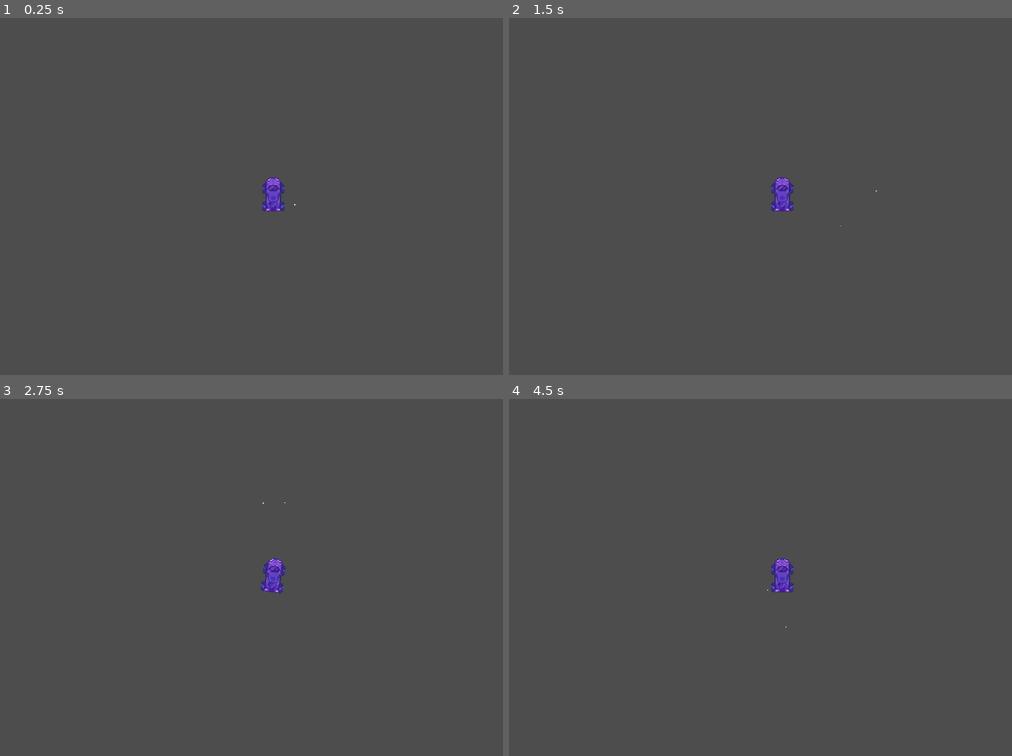
Above: before the commit, frames 1-4 (two rows, left to right).
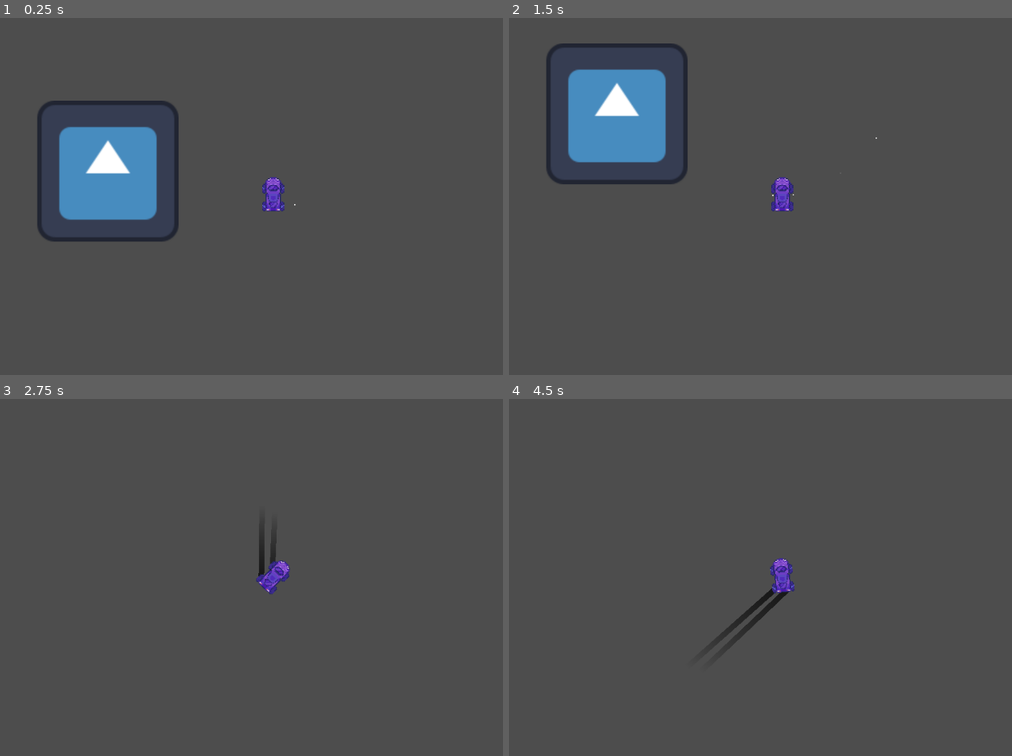
Above: after the commit, the same moments.

Repository: Buzabs/Cartest2
Game: Godot game, scene res://Scenes/TestScene.tscn
The game is run twice, just before and just after one commit, with the same random seed, the same clock (stepped at 60 frames per second) and the same inputs. The engine's default icon, where the game draws it, is replaced by a stand-in: a white triangle on a blue panel in a dark square.
Inputs:
- Up to frame 1 (0.25 s): no input
- Up to frame 2 (1.5 s): tap Enter at 0.5 s; hold D (Right) 0.53-1.28 s; tap Space (Nitro, bound only after the commit) at 0.6, 1.25, 1.35 s; hold S (Down) from 1.28 s (still down)
- Up to frame 3 (2.75 s): release S (Down) at 2.03 s; hold D (Right) from 2.03 s (still down); tap Space (Nitro, bound only after the commit) at 2.1 s
- Up to frame 4 (4.5 s): release D (Right) at 2.78 s; hold W (Up) 2.78-3.53 s; tap Space (Nitro, bound only after the commit) at 2.85, 3.6, 4.35 s; tap Enter at 3.5 s; hold A (Left) from 3.53 s (still down)

The runs differ from the first frame. In frame 1, 6.4% of the frame differs, in the area x 7-36%, y 23-63%; in frame 2, 6.5%, in the area x 7-74%, y 7-59%; in frame 3, 0.5%; in frame 4, 0.6%.

Commit message:
Nitro(WIP)
Nie za bardzo działa ale cóż

Diff:
--- a/Scenes/Car.tscn
+++ b/Scenes/Car.tscn
@@ -5,8 +5,8 @@
 [ext_resource type="PackedScene" uid="uid://c4thsrccqukx" path="res://Scenes/trail.tscn" id="2_y2uan"]
 [ext_resource type="PackedScene" uid="uid://cdg1pp4q2osqf" path="res://Scenes/Exhaust2.tscn" id="3_qeqd0"]
 
-[sub_resource type="Gradient" id="Gradient_gvgjh"]
-colors = PackedColorArray(0, 0, 0, 0, 0.0862745, 0.0862745, 0.0862745, 1)
+[sub_resource type="RectangleShape2D" id="RectangleShape2D_1k6jk"]
+size = Vector2(13, 27)
 
 [sub_resource type="AtlasTexture" id="AtlasTexture_y2uan"]
 atlas = ExtResource("1_1k6jk")
@@ -30,24 +30,37 @@
 "speed": 10.0
 }]
 
-[sub_resource type="RectangleShape2D" id="RectangleShape2D_1k6jk"]
-size = Vector2(13, 27)
+[sub_resource type="Gradient" id="Gradient_gvgjh"]
+colors = PackedColorArray(0, 0, 0, 0, 0.0862745, 0.0862745, 0.0862745, 1)
 
 [node name="Car" type="CharacterBody2D"]
 script = ExtResource("1_jbim0")
+nitro_speed = 50
+
+[node name="Timer" type="Timer" parent="."]
+wait_time = 2.0
 
 [node name="Camera2D" type="Camera2D" parent="."]
 zoom = Vector2(2, 2)
+
+[node name="CollisionShape2D" type="CollisionShape2D" parent="."]
+position = Vector2(-0.5, -0.5)
+shape = SubResource("RectangleShape2D_1k6jk")
+
+[node name="AnimatedSprite2D" type="AnimatedSprite2D" parent="."]
+texture_filter = 1
+sprite_frames = SubResource("SpriteFrames_w13o2")
 
 [node name="TrialPoint" type="Node2D" parent="."]
 show_behind_parent = true
 position = Vector2(-7, 9)
 
-[node name="Trail" parent="TrialPoint" instance=ExtResource("2_y2uan")]
+[node name="CPUParticles2D" parent="TrialPoint" instance=ExtResource("3_qeqd0")]
+
+[node name="Trail2" parent="TrialPoint" instance=ExtResource("2_y2uan")]
+position = Vector2(13, 0)
 width = 5.0
 gradient = SubResource("Gradient_gvgjh")
-
-[node name="CPUParticles2D" parent="TrialPoint" instance=ExtResource("3_qeqd0")]
 
 [node name="TrialPoint2" type="Node2D" parent="."]
 show_behind_parent = true
@@ -58,11 +71,3 @@
 gradient = SubResource("Gradient_gvgjh")
 
 [node name="CPUParticles2D" parent="TrialPoint2" instance=ExtResource("3_qeqd0")]
-
-[node name="AnimatedSprite2D" type="AnimatedSprite2D" parent="."]
-texture_filter = 1
-sprite_frames = SubResource("SpriteFrames_w13o2")
-
-[node name="CollisionShape2D" type="CollisionShape2D" parent="."]
-position = Vector2(-0.5, -0.5)
-shape = SubResource("RectangleShape2D_1k6jk")
--- a/Scenes/TestScene.tscn
+++ b/Scenes/TestScene.tscn
@@ -1,8 +1,22 @@
-[gd_scene load_steps=2 format=3 uid="uid://b0oo5p0g2r8w5"]
+[gd_scene load_steps=4 format=3 uid="uid://b0oo5p0g2r8w5"]
 
 [ext_resource type="PackedScene" uid="uid://b6pg70e8e06ln" path="res://Scenes/Car.tscn" id="1_mncer"]
+[ext_resource type="Texture2D" uid="uid://c8qpd1sa4yfvy" path="res://icon.svg" id="2_5lt6y"]
+
+[sub_resource type="RectangleShape2D" id="RectangleShape2D_8k7wh"]
+size = Vector2(128, 128)
 
 [node name="Node2D" type="Node2D"]
 
 [node name="Car" parent="." instance=ExtResource("1_mncer")]
 position = Vector2(580, 328)
+
+[node name="Collisions" type="StaticBody2D" parent="."]
+
+[node name="CollisionShape2D" type="CollisionShape2D" parent="Collisions"]
+position = Vector2(430, 305)
+shape = SubResource("RectangleShape2D_8k7wh")
+
+[node name="Sprite2D" type="Sprite2D" parent="Collisions"]
+position = Vector2(430, 305)
+texture = ExtResource("2_5lt6y")
--- a/Scenes/exhaust_2.gd
+++ /dev/null
@@ -1 +0,0 @@
-extends CPUParticles2D
--- a/Scenes/trail.gd
+++ /dev/null
@@ -1,35 +0,0 @@
-extends Line2D
-
-@export var lenght = 40
-
-var point = Vector2()
-var car_velocity = Vector2()
-var a
-var b
-@export var drift_sensibility = 0.5
-
-func _process(delta: float) -> void:
-	global_position = Vector2(0, 0)
-	global_rotation = 0
-
-	if owner.direction == 1:
-		car_velocity = owner.velocity.rotated(0.5 * PI)
-	elif owner.direction == -1:
-		car_velocity = owner.velocity.rotated(1.5 * PI)
-
-	a = owner.rotation - drift_sensibility
-	b = owner.rotation + drift_sensibility
-
-	if not(car_velocity.angle() > a && car_velocity.angle() < b):
-
-		point = get_parent().global_position
-
-		add_point(point)
-
-		while get_point_count() > lenght:
-			remove_point(0)
-
-
-	else:
-		if get_point_count() != 0:
-			remove_point(0)
--- a/Scripts/car.gd
+++ b/Scripts/car.gd
@@ -11,9 +11,13 @@
 var car_velocity = Vector2()
 
 @onready var animation = $AnimatedSprite2D
+@onready var nitro_timer = $Timer
 
 var rotation_direction = 0 #kierunek obrotu
 var direction = 0 #kierunek
+var nitro = 0 #input
+
+@export var nitro_speed = 2
 
 func _physics_process(delta: float) -> void: #TYLKO PROCESY FIZYCZNE!!!!!!!!!
 	get_input()
@@ -21,6 +25,7 @@
 	if direction != 0:
 		var movement_vector = Vector2.UP.rotated(rotation) * direction #tworzy wektor na podstawie kierunku i obrotu
 		velocity = velocity.move_toward(movement_vector * speed, acc * delta)
+		if nitro: nitro_boost(movement_vector * delta)
 	else:
 		velocity = velocity.move_toward(Vector2.ZERO, decc * delta)
 
@@ -32,11 +37,18 @@
 func get_input():
 	rotation_direction = Input.get_axis("Left", "Right")
 	direction = Input.get_axis("Down", "Up")
+	nitro = Input.is_action_just_pressed("Nitro")
 
 func change_state(new_state: int):
 	#var previous_state := state | To jeśli będziemy chcieli coś robić na zmianie stanu
 	StateMachine.current_state = new_state
 
+func nitro_boost(movement_vector):
+	nitro_timer.start()
+	if !nitro_timer.is_stopped():
+		change_state(StateMachine.States.NITRO)
+		velocity = movement_vector * speed * nitro_speed
+		move_and_slide()
 
 func _process(delta: float) -> void: #wszystko inne oprócz fizyki
 
@@ -65,4 +77,4 @@
 
 
 
-	print(StateMachine.current_state)
+	#print(StateMachine.current_state)
--- a/Scripts/exhaust_2.gd
+++ b/Scripts/exhaust_2.gd
@@ -1,11 +1,6 @@
 extends Node2D
 
-
 var car_velocity = Vector2()
-
-
-
-
 
 func _process(delta: float) -> void:
 	self.direction = car_velocity
--- a/Scripts/state_machine.gd
+++ b/Scripts/state_machine.gd
@@ -5,5 +5,6 @@
 enum States{
 	IDLE,
 	DRIVING,
-	DRIFTING
+	DRIFTING,
+	NITRO
 }
--- a/Scripts/trail.gd
+++ b/Scripts/trail.gd
@@ -4,18 +4,36 @@
 
 var point = Vector2()
 
+@onready var default_gradient = gradient
+var nitro_gradient = Gradient.new()
+
+var is_drawing = false
+
+func _ready() -> void:
+	nitro_gradient.colors = [Color.AQUA, Color.TRANSPARENT]
+	nitro_gradient.offsets = [0.0, 1.0]
+
 func _process(delta: float) -> void:
 	global_position = Vector2(0, 0)
 	global_rotation = 0
 
-	if StateMachine.current_state == StateMachine.States.DRIFTING:
-		point = get_parent().global_position
-		add_point(point)
+	if StateMachine.current_state == StateMachine.States.NITRO:
+			gradient = nitro_gradient
+			draw_trial()
+	elif StateMachine.current_state == StateMachine.States.DRIFTING:
+		draw_trial()
+	else:
+		gradient = default_gradient
+		is_drawing = false
 
-		while get_point_count() > lenght:
-			remove_point(0)
-
-	else:
+	if !is_drawing:
 		if get_point_count() != 0:
 			remove_point(0)
 	#print(owner.rotation, "\t", car_velocity.angle(), "\t", owner.direction)
+
+func draw_trial():
+	is_drawing = true
+	point = get_parent().global_position
+	add_point(point)
+	while get_point_count() > lenght:
+			remove_point(0)
--- a/project.godot
+++ b/project.godot
@@ -41,3 +41,8 @@
 "events": [Object(InputEventKey,"resource_local_to_scene":false,"resource_name":"","device":-1,"window_id":0,"alt_press …(192 unchanged characters)…
 ]
 }
+Nitro={
+"deadzone": 0.2,
+"events": [Object(InputEventKey,"resource_local_to_scene":false,"resource_name":"","device":-1,"window_id":0,"alt_pressed":false,"shift_pressed":false,"ctrl_pressed":false,"meta_pressed":false,"pressed":false,"keycode":0,"physical_keycode":32,"key_label":0,"unicode":32,"location":0,"echo":false,"script":null)
+]
+}
Not shown, removed: Scenes/exhaust_2.gd.uid
Not shown, removed: Scenes/trail.gd.uid
